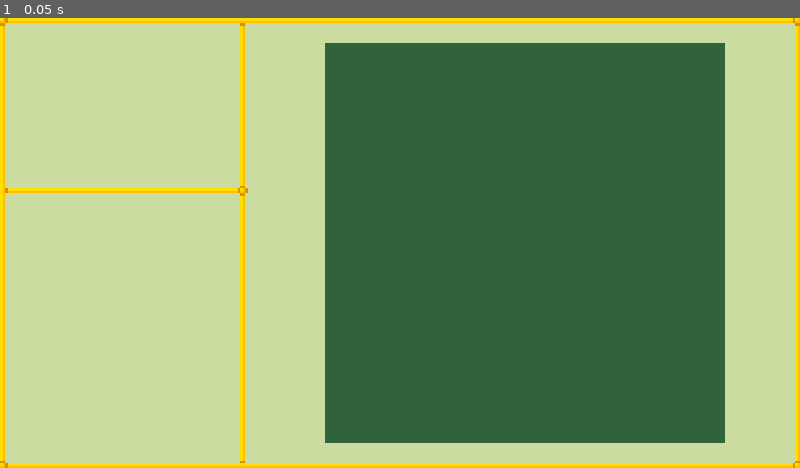
Above: before the commit, frame 1.
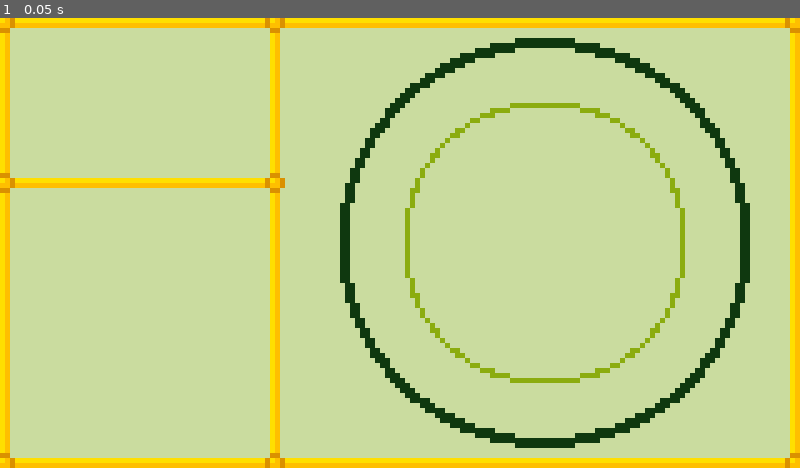
Above: after the commit, the same moment.

Repository: DarkVex9/LD55-Summoning-Circuits
Game: Godot game, scene res://main.tscn
The game is run twice, just before and just after one commit, with the same random seed, the same clock (stepped at 60 frames per second) and the same inputs.
Inputs:
- Up to frame 1 (0.05 s): no input

The runs differ from the first frame. In frame 1, 53% of the frame differs, in the area x 0-100%, y 0-100%.

Commit message:
Halved Resolution, Sketched outer circle and some runes

Diff:
--- a/LD55-Summoning/main.tscn
+++ b/LD55-Summoning/main.tscn
@@ -1,41 +1,69 @@
-[gd_scene load_steps=3 format=3 uid="uid://bojei2uoh20q5"]
+[gd_scene load_steps=4 format=3 uid="uid://bojei2uoh20q5"]
 
 [ext_resource type="Texture2D" uid="uid://7xtbm0cnlbae" path="res://Assets/Border9.png" id="1_avgx8"]
-
-[sub_resource type="Curve2D" id="Curve2D_3v8co"]
-_data = {
-"points": PackedVector2Array(0, 0, 0, 0, 0, 0)
-}
-point_count = 1
+[ext_resource type="Texture2D" uid="uid://e1668rvgxq6l" path="res://Assets/OuterCircle.png" id="2_uwk7c"]
+[ext_resource type="Texture2D" uid="uid://ch2cwkrvvn23l" path="res://Assets/Guide1.png" id="3_gnp3t"]
 
 [node name="Node2D" type="Node2D"]
 
-[node name="Path2D" type="Path2D" parent="."]
-curve = SubResource("Curve2D_3v8co")
-
 [node name="MainField" type="ColorRect" parent="."]
-offset_left = 98.0
-offset_right = 318.0
-offset_bottom = 180.0
+offset_left = 48.0
+offset_right = 160.0
+offset_bottom = 90.0
 color = Color(0.792157, 0.862745, 0.623529, 1)
 
 [node name="Circle Placeholder" type="ColorRect" parent="MainField"]
-offset_left = 32.0
-offset_top = 10.0
-offset_right = 192.0
-offset_bottom = 170.0
+visible = false
+offset_left = 20.0
+offset_top = 4.0
+offset_right = 102.0
+offset_bottom = 86.0
 color = Color(0.188235, 0.384314, 0.235294, 1)
 
+[node name="ScreenBorder 160x90" type="NinePatchRect" parent="MainField"]
+offset_left = -49.0
+offset_top = -1.0
+offset_right = 113.0
+offset_bottom = 91.0
+texture = ExtResource("1_avgx8")
+patch_margin_left = 5
+patch_margin_top = 5
+patch_margin_right = 5
+patch_margin_bottom = 5
+
+[node name="TextureRect" type="TextureRect" parent="MainField"]
+layout_mode = 0
+offset_left = 20.0
+offset_top = 4.0
+offset_right = 102.0
+offset_bottom = 86.0
+texture = ExtResource("2_uwk7c")
+
+[node name="TextureRect" type="TextureRect" parent="MainField/TextureRect"]
+layout_mode = 1
+anchors_preset = 8
+anchor_left = 0.5
+anchor_top = 0.5
+anchor_right = 0.5
+anchor_bottom = 0.5
+offset_left = -28.0
+offset_top = -28.0
+offset_right = 28.0
+offset_bottom = 28.0
+grow_horizontal = 2
+grow_vertical = 2
+texture = ExtResource("3_gnp3t")
+
 [node name="TopLeftField" type="ColorRect" parent="."]
-offset_right = 96.0
-offset_bottom = 68.0
+offset_right = 54.0
+offset_bottom = 34.0
 color = Color(0.792157, 0.862745, 0.623529, 1)
 
 [node name="TopLeftBorder" type="NinePatchRect" parent="TopLeftField"]
 offset_left = -1.0
 offset_top = -1.0
-offset_right = 99.0
-offset_bottom = 71.0
+offset_right = 57.0
+offset_bottom = 35.0
 texture = ExtResource("1_avgx8")
 patch_margin_left = 5
 patch_margin_top = 5
@@ -43,29 +71,18 @@
 patch_margin_bottom = 5
 
 [node name="BottomLeftField" type="ColorRect" parent="."]
-offset_top = 70.0
-offset_right = 96.0
-offset_bottom = 178.0
+offset_top = 34.0
+offset_right = 54.0
+offset_bottom = 88.0
 color = Color(0.792157, 0.862745, 0.623529, 1)
 
 [node name="BottomLeft" type="NinePatchRect" parent="BottomLeftField"]
 offset_left = -1.0
 offset_top = -3.0
-offset_right = 99.0
-offset_bottom = 111.0
+offset_right = 57.0
+offset_bottom = 57.0
 texture = ExtResource("1_avgx8")
 patch_margin_left = 5
 patch_margin_top = 5
 patch_margin_right = 5
 patch_margin_bottom = 5
-
-[node name="ScreenBorder 320x180" type="NinePatchRect" parent="."]
-offset_left = -1.0
-offset_top = -1.0
-offset_right = 321.0
-offset_bottom = 181.0
-texture = ExtResource("1_avgx8")
-patch_margin_left = 5
-patch_margin_top = 5
-patch_margin_right = 5
-patch_margin_bottom = 5
--- a/LD55-Summoning/project.godot
+++ b/LD55-Summoning/project.godot
@@ -20,7 +20,7 @@
 window/size/viewport_width=1280
 window/size/viewport_height=720
 window/stretch/mode="viewport"
-window/stretch/scale=4.0
+window/stretch/scale=8.0
 
 [rendering]
 
Binary file added: LD55-Summoning/Assets/Background.png
Not shown, added: LD55-Summoning/Assets/Background.png.import
Binary file added: LD55-Summoning/Assets/Guide1.png
Not shown, added: LD55-Summoning/Assets/Guide1.png.import
Binary file added: LD55-Summoning/Assets/OuterCircle.png
Not shown, added: LD55-Summoning/Assets/OuterCircle.png.import
Binary file added: LD55-Summoning/Assets/Pad.png
Not shown, added: LD55-Summoning/Assets/Pad.png.import
Binary file added: LD55-Summoning/Assets/RuneA.png
Not shown, added: LD55-Summoning/Assets/RuneA.png.import
Binary file added: LD55-Summoning/Assets/RuneC.png
Not shown, added: LD55-Summoning/Assets/RuneC.png.import
(and 19 more such lines)
